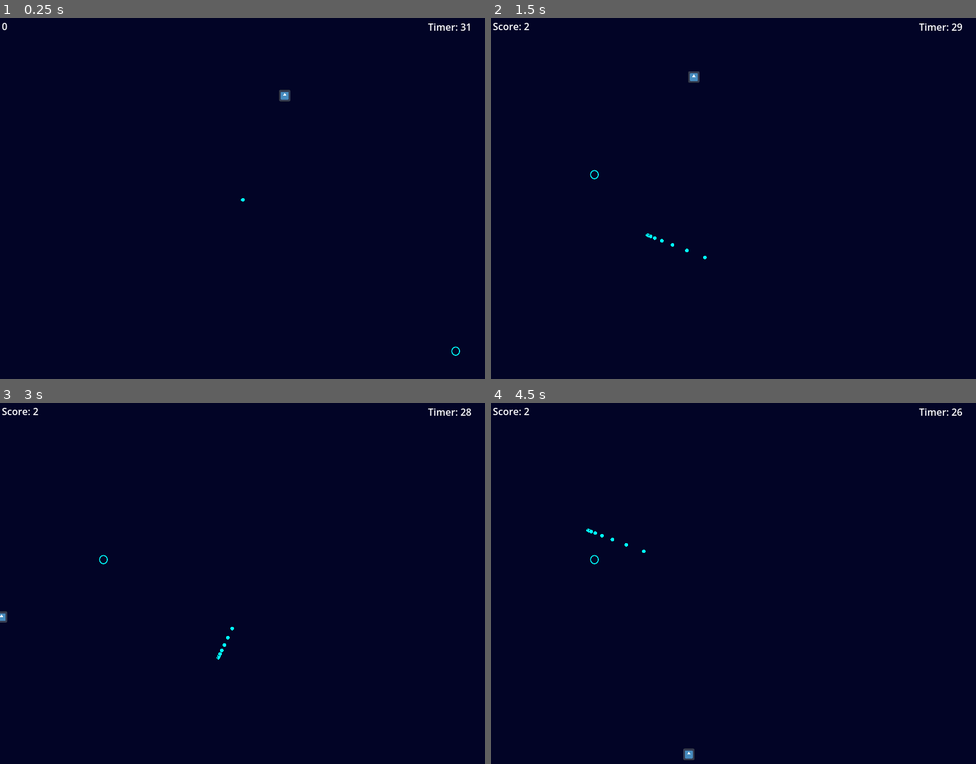
Above: before the commit, frames 1-4 (two rows, left to right).
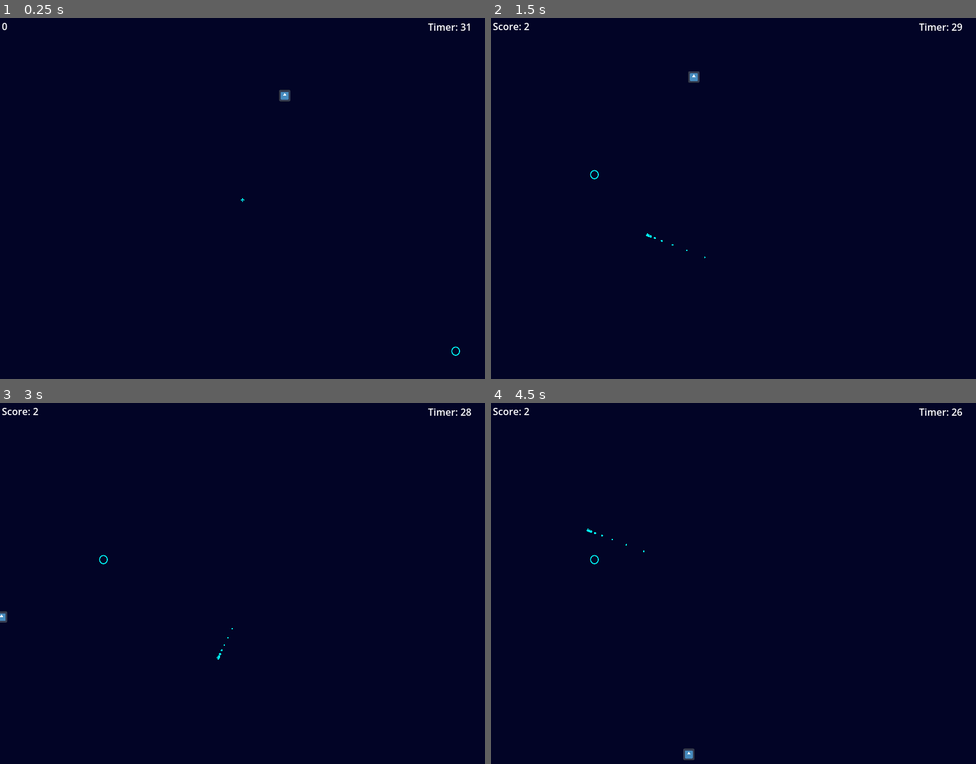
Above: after the commit, the same moments.

Repository: beki-github/speed-click
Game: Godot game, scene res://scenes/game.tscn
Same seed, same stepped clock (60 frames per second), same inputs: the game is played once before the commit and once after it. The engine's default icon, where the game draws it, is replaced by a stand-in: a white triangle on a blue panel in a dark square.
Inputs (mouse positions are in pixels of both pictures, inside the frame that each line leads up to):
- Up to frame 1 (0.25 s): no input
- Up to frame 2 (1.5 s): move the mouse to (946, 350) at 0.52 s; move the mouse to (646, 234) at 1.27 s
- Up to frame 3 (3 s): move the mouse to (291, 504) at 2.02 s; move the mouse to (218, 659) at 2.77 s
- Up to frame 4 (4.5 s): move the mouse to (879, 641) at 3.52 s; move the mouse to (588, 529) at 4.27 s

The runs differ from the first frame. In frame 1, less than 0.1% of the frame differs, in the area x 49-51%, y 49-51%; in frame 2, less than 0.1%, in the area x 31-45%, y 59-67%; in frame 3, less than 0.1%; in frame 4, less than 0.1%.

Commit message:
improved the tail animation

Diff:
--- a/scripts/game.gd
+++ b/scripts/game.gd
@@ -11,6 +11,7 @@
 
 var tail_array=[]
 var tail_num:=10
+var tail_size
 
 func spawn_circle():
 	if !game_running:
@@ -42,11 +43,13 @@
 			child.queue_free()
 	spawn_circle()
 	spawn_ball()
+	tail_size=0.15
 	if tail_array.is_empty():
 		for tail in tail_num:
 			var tail_=tail_node.instantiate()
 			tail_.position=Vector2(0,0)
-			tail_.scale=Vector2(0.15,0.15)
+			tail_.scale=Vector2(tail_size,tail_size)
+			tail_size*=0.90
 			add_child(tail_)
 			tail_array.append(tail_)
 
